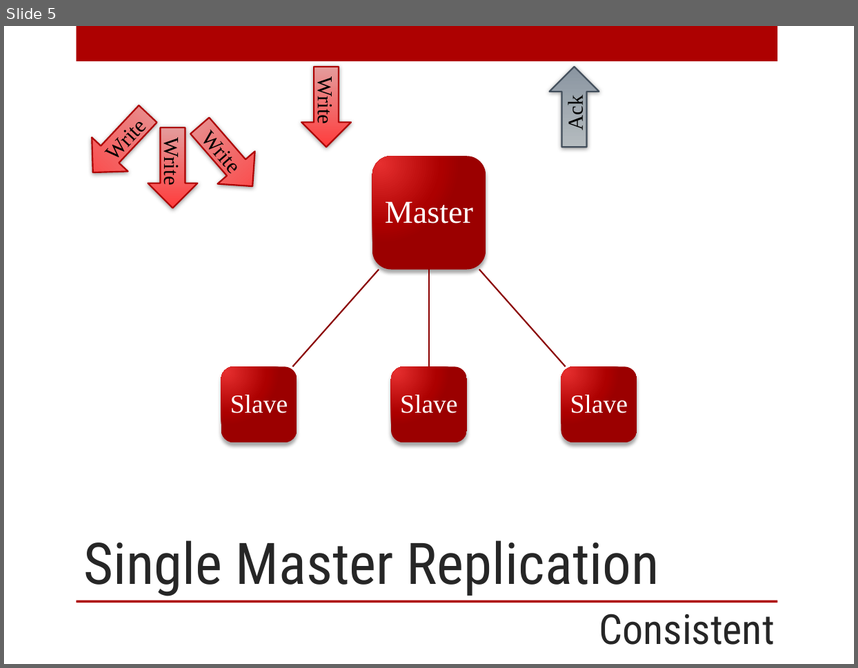
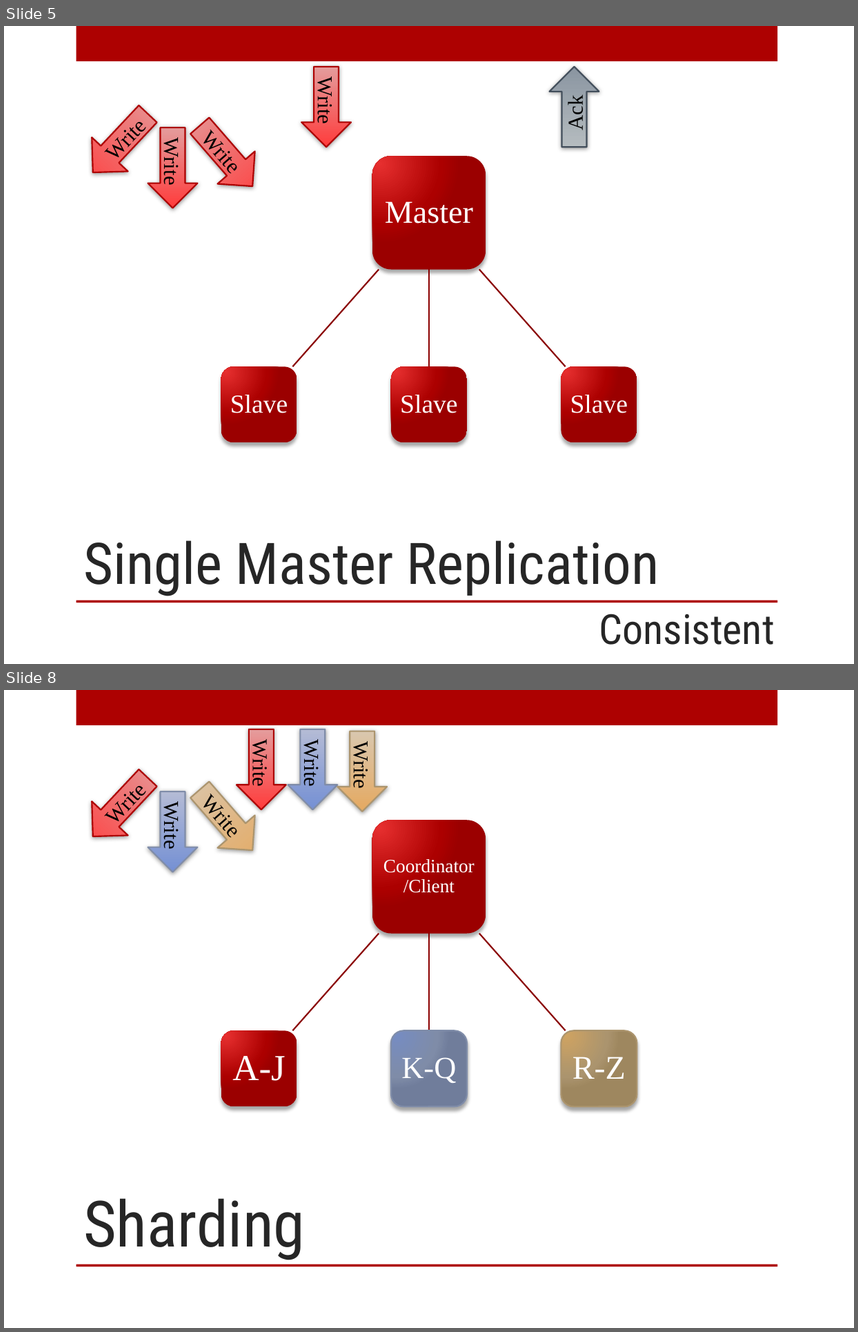
Before and after one commit to digitalBush/nosql-smackdown-talk, a slide deck: nosql-smackdown.pptx. Shown one above the other, each under a label of ours: slide 5 before the commit, slides 5 and 8 after it; the slides between them are not shown. The pictures are 858x668 and 858x1332 pixels, drawn with LibreOffice and Linux fonts; fonts in the diff are those of the drawing. Boxes give left, top, right and bottom in pixels: in the first picture for what was removed or moved away, otherwise in the second. Text is boxed around its words. In the diff, an @@ line names an element or a change of style, - is before the commit and + after.

Commit message:
Adding Available Single Master and Sharding Diagrams

```diff
--- a/nosql-smackdown.pptx
+++ b/nosql-smackdown.pptx
@@ slide 8 added at box(4, 690, 854, 1328), background #FFFFFF; not listed: 2 template elements that a slide beside it also shows @@
@@ down arrow added at box(237, 729, 286, 809), fill gradient #E49D9D to #FF3D3D, outline #AD0101 1.25 pt, 18 pt, text #000000 @@
+Write
@@ down arrow added at box(288, 729, 337, 809), fill gradient #B4BED5 to #7590D4, outline #808DA9 1.25 pt, 18 pt, text #000000 @@
+Write
@@ down arrow added at box(337, 731, 386, 811), fill gradient #DBC7AD to #E5AD60, outline #AC956E 1.25 pt, 18 pt, text #000000 @@
+Write
@@ down arrow added at box(75, 760, 165, 852), fill gradient #E49D9D to #FF3D3D, outline #AD0101 1.25 pt, 18 pt, text #000000 @@
+Write
@@ down arrow added at box(148, 791, 197, 871), fill gradient #B4BED5 to #7590D4, outline #808DA9 1.25 pt, 18 pt, text #000000 @@
+Write
@@ down arrow added at box(181, 773, 271, 867), fill gradient #DBC7AD to #E5AD60, outline #AC956E 1.25 pt, 18 pt, text #000000 @@
+Write
@@ group added at box(221, 820, 637, 1105): 4 rounded rectangles, 4 texts, 3 freeform shapes @@
+Coordinator /Client
+R-Z
+K-Q
+A-J
@@ title added at box(83, 1198, 305, 1260), 54 pt, text #262626 @@
+Sharding
```
Also in this commit, not shown: 4 other slides added.
